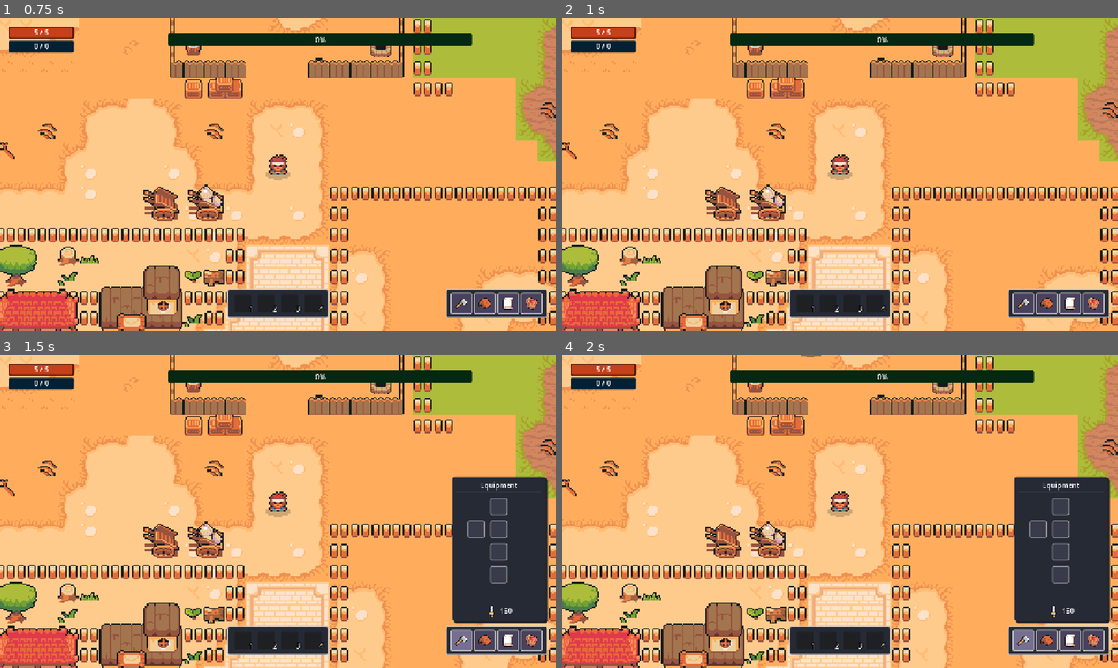
Above: before the commit, frames 1-4 (two rows, left to right).
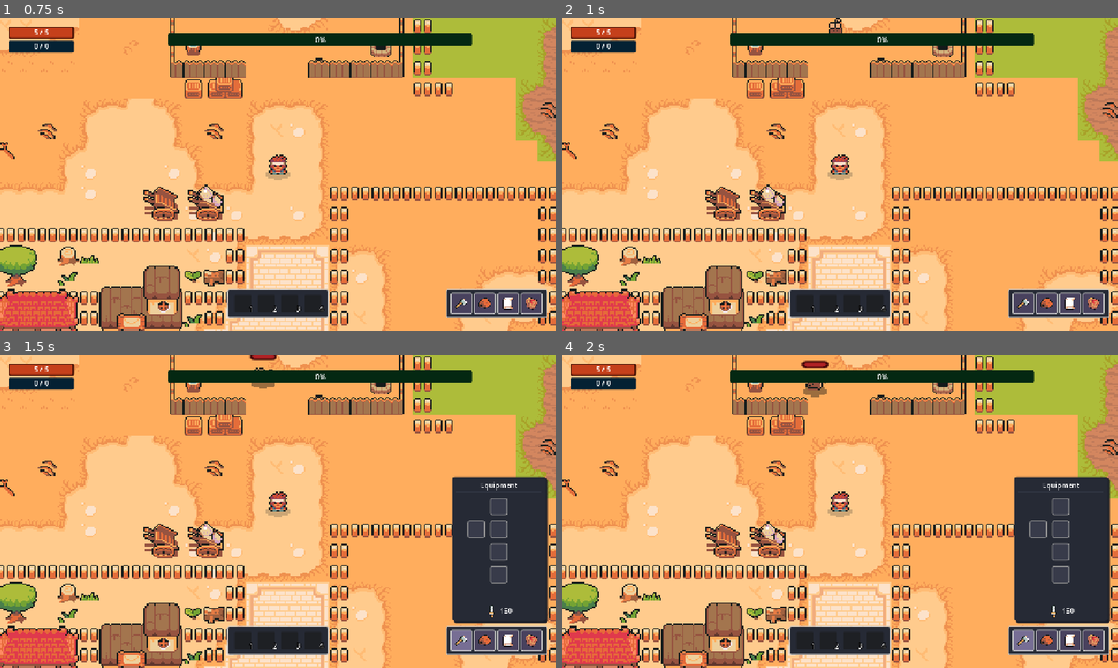
Above: after the commit, the same moments.

Repository: ArtemisSoftware/hunter-world
Game: Godot game, scene res://world/town/town.tscn
The game is run twice, just before and just after one commit, with the same random seed, the same clock (stepped at 60 frames per second) and the same inputs. The project has no main scene, so this scene is started directly.
Inputs (mouse positions are in pixels of both pictures, inside the frame that each line leads up to):
- Up to frame 1 (0.75 s): click "1" at 0.5 s
- Up to frame 2 (1 s): no input
- Up to frame 3 (1.5 s): click (461, 639) at 1.25 s
- Up to frame 4 (2 s): no input

Frame 1 is identical in both runs. In frame 2, less than 0.1% of the frame differs, in the area x 48-51%, y 0-5%; in frame 3, 0.2%; in frame 4, 0.3%, in the area x 43-48%, y 0-14%.

Commit message:
Enemy eye and wild zone

Diff:
--- /dev/null
+++ b/entities/enemies/common/enemy_eye.tscn
@@ -0,0 +1,164 @@
+[gd_scene format=3 uid="uid://csdokgeuhlbld"]
+
+[ext_resource type="PackedScene" uid="uid://b0hy4plcpxr78" path="res://entities/enemies/enemy.tscn" id="1_svmmd"]
+[ext_resource type="Script" uid="uid://blwhkcsxgpi2m" path="res://core/components/resources/loot_res.gd" id="2_t708r"]
+[ext_resource type="Resource" uid="uid://byseah6e8nslq" path="res://entities/enemies/common/enemy_eye_stat.tres" id="2_vqmmr"]
+[ext_resource type="Resource" uid="uid://1xxljq10oi2u" path="res://data/potions/mp_potion.tres" id="3_vqmmr"]
+[ext_resource type="Texture2D" uid="uid://be2kekmdiyk2r" path="res://entities/enemies/sprites/Eye2.png" id="4_s05mw"]
+
+[sub_resource type="Resource" id="Resource_pqugw"]
+script = ExtResource("2_t708r")
+item = ExtResource("3_vqmmr")
+amount = 1
+metadata/_custom_type_script = "uid://blwhkcsxgpi2m"
+
+[sub_resource type="AtlasTexture" id="AtlasTexture_ui8q4"]
+atlas = ExtResource("4_s05mw")
+region = Rect2(0, 0, 16, 16)
+
+[sub_resource type="AtlasTexture" id="AtlasTexture_6pw7f"]
+atlas = ExtResource("4_s05mw")
+region = Rect2(0, 16, 16, 16)
+
+[sub_resource type="AtlasTexture" id="AtlasTexture_5cibl"]
+atlas = ExtResource("4_s05mw")
+region = Rect2(0, 32, 16, 16)
+
+[sub_resource type="AtlasTexture" id="AtlasTexture_jwjhr"]
+atlas = ExtResource("4_s05mw")
+region = Rect2(0, 48, 16, 16)
+
+[sub_resource type="AtlasTexture" id="AtlasTexture_e5m2f"]
+atlas = ExtResource("4_s05mw")
+region = Rect2(32, 0, 16, 16)
+
+[sub_resource type="AtlasTexture" id="AtlasTexture_jbo7s"]
+atlas = ExtResource("4_s05mw")
+region = Rect2(32, 16, 16, 16)
+
+[sub_resource type="AtlasTexture" id="AtlasTexture_n5pqw"]
+atlas = ExtResource("4_s05mw")
+region = Rect2(32, 32, 16, 16)
+
+[sub_resource type="AtlasTexture" id="AtlasTexture_gvjfl"]
+atlas = ExtResource("4_s05mw")
+region = Rect2(32, 48, 16, 16)
+
+[sub_resource type="AtlasTexture" id="AtlasTexture_yxg02"]
+atlas = ExtResource("4_s05mw")
+region = Rect2(48, 0, 16, 16)
+
+[sub_resource type="AtlasTexture" id="AtlasTexture_5iags"]
+atlas = ExtResource("4_s05mw")
+region = Rect2(48, 16, 16, 16)
+
+[sub_resource type="AtlasTexture" id="AtlasTexture_dlqfd"]
+atlas = ExtResource("4_s05mw")
+region = Rect2(48, 32, 16, 16)
+
+[sub_resource type="AtlasTexture" id="AtlasTexture_wk4im"]
+atlas = ExtResource("4_s05mw")
+region = Rect2(48, 48, 16, 16)
+
+[sub_resource type="AtlasTexture" id="AtlasTexture_y7f6x"]
+atlas = ExtResource("4_s05mw")
+region = Rect2(16, 0, 16, 16)
+
+[sub_resource type="AtlasTexture" id="AtlasTexture_kuvf4"]
+atlas = ExtResource("4_s05mw")
+region = Rect2(16, 16, 16, 16)
+
+[sub_resource type="AtlasTexture" id="AtlasTexture_bhfc7"]
+atlas = ExtResource("4_s05mw")
+region = Rect2(16, 32, 16, 16)
+
+[sub_resource type="AtlasTexture" id="AtlasTexture_k7qi6"]
+atlas = ExtResource("4_s05mw")
+region = Rect2(16, 48, 16, 16)
+
+[sub_resource type="SpriteFrames" id="SpriteFrames_l7vog"]
+animations = [{
+"frames": [{
+"duration": 1.0,
+"texture": SubResource("AtlasTexture_ui8q4")
+}, {
+"duration": 1.0,
+"texture": SubResource("AtlasTexture_6pw7f")
+}, {
+"duration": 1.0,
+"texture": SubResource("AtlasTexture_5cibl")
+}, {
+"duration": 1.0,
+"texture": SubResource("AtlasTexture_jwjhr")
+}],
+"loop": true,
+"name": &"move_down",
+"speed": 6.0
+}, {
+"frames": [{
+"duration": 1.0,
+"texture": SubResource("AtlasTexture_e5m2f")
+}, {
+"duration": 1.0,
+"texture": SubResource("AtlasTexture_jbo7s")
+}, {
+"duration": 1.0,
+"texture": SubResource("AtlasTexture_n5pqw")
+}, {
+"duration": 1.0,
+"texture": SubResource("AtlasTexture_gvjfl")
+}],
+"loop": true,
+"name": &"move_left",
+"speed": 6.0
+}, {
+"frames": [{
+"duration": 1.0,
+"texture": SubResource("AtlasTexture_yxg02")
+}, {
+"duration": 1.0,
+"texture": SubResource("AtlasTexture_5iags")
+}, {
+"duration": 1.0,
+"texture": SubResource("AtlasTexture_dlqfd")
+}, {
+"duration": 1.0,
+"texture": SubResource("AtlasTexture_wk4im")
+}],
+"loop": true,
+"name": &"move_right",
+"speed": 6.0
+}, {
+"frames": [{
+"duration": 1.0,
+"texture": SubResource("AtlasTexture_y7f6x")
+}, {
+"duration": 1.0,
+"texture": SubResource("AtlasTexture_kuvf4")
+}, {
+"duration": 1.0,
+"texture": SubResource("AtlasTexture_bhfc7")
+}, {
+"duration": 1.0,
+"texture": SubResource("AtlasTexture_k7qi6")
+}],
+"loop": true,
+"name": &"move_up",
+"speed": 6.0
+}]
+
+[node name="EnemyEye" unique_id=1364082049 instance=ExtResource("1_svmmd")]
+stats = ExtResource("2_vqmmr")
+loot = Array[ExtResource("2_t708r")]([SubResource("Resource_pqugw")])
+
+[node name="AnimatedSprite2D" parent="." index="1" unique_id=1960626604]
+sprite_frames = SubResource("SpriteFrames_l7vog")
+animation = &"move_up"
+
+[node name="Wander" parent="FSM" parent_id_path=PackedInt32Array(256102731) index="0" unique_id=941802286]
+min_move_speed = 4.0
+max_move_speed = 8.0
+
+[node name="Follow" parent="FSM" parent_id_path=PackedInt32Array(256102731) index="1" unique_id=432587264]
+min_move_speed = 40.0
+max_move_speed = 80.0
--- /dev/null
+++ b/entities/enemies/common/enemy_eye_stat.tres
@@ -0,0 +1,8 @@
+[gd_resource type="Resource" script_class="EnemyStatsRes" format=3 uid="uid://byseah6e8nslq"]
+
+[ext_resource type="Script" uid="uid://qpx0w8nfyn72" path="res://core/components/resources/enemy_stats_res.gd" id="1_pb53r"]
+
+[resource]
+script = ExtResource("1_pb53r")
+damage = 5.0
+metadata/_custom_type_script = "uid://qpx0w8nfyn72"
--- a/entities/enemies/enemy.tscn
+++ b/entities/enemies/enemy.tscn
@@ -165,7 +165,7 @@
 radius = 6.0
 
 [sub_resource type="CircleShape2D" id="CircleShape2D_rag6w"]
-radius = 25.0
+radius = 42.0
 
 [sub_resource type="StyleBoxFlat" id="StyleBoxFlat_sb13e"]
 bg_color = Color(0.25490198, 0.023529412, 0.02745098, 1)
--- a/world/town/enemyzones/town_enemy_zone_1.tscn
+++ b/world/town/enemyzones/town_enemy_zone_1.tscn
@@ -4,7 +4,7 @@
 [ext_resource type="PackedScene" uid="uid://b0hy4plcpxr78" path="res://entities/enemies/enemy.tscn" id="2_yonvs"]
 
 [sub_resource type="RectangleShape2D" id="RectangleShape2D_47vde"]
-size = Vector2(163, 77)
+size = Vector2(163, 170.5)
 
 [node name="TownEnemyZone1" type="Area2D" unique_id=1384719465]
 script = ExtResource("1_qwpi8")
--- /dev/null
+++ b/world/town/enemyzones/town_enemy_zone_wild.tscn
@@ -0,0 +1,8 @@
+[gd_scene format=3 uid="uid://drbcbsbfsukb7"]
+
+[ext_resource type="PackedScene" uid="uid://cpfcopxkll4il" path="res://world/town/enemyzones/town_enemy_zone_1.tscn" id="1_kmq5b"]
+[ext_resource type="PackedScene" uid="uid://csdokgeuhlbld" path="res://entities/enemies/common/enemy_eye.tscn" id="2_m6xjh"]
+
+[node name="TownEnemyZoneWild" unique_id=1384719465 instance=ExtResource("1_kmq5b")]
+enemy_scene = ExtResource("2_m6xjh")
+max_enemies = 8
--- a/world/town/town.tscn
+++ b/world/town/town.tscn
@@ -19,6 +19,7 @@
 [ext_resource type="Resource" uid="uid://cwj4chtg7px2g" path="res://data/equipment/ring_common.tres" id="17_busg1"]
 [ext_resource type="Resource" uid="uid://yavrt1hmjo30" path="res://data/equipment/weapon_common.tres" id="18_pm63g"]
 [ext_resource type="PackedScene" uid="uid://cpfcopxkll4il" path="res://world/town/enemyzones/town_enemy_zone_1.tscn" id="19_n3h5c"]
+[ext_resource type="PackedScene" uid="uid://drbcbsbfsukb7" path="res://world/town/enemyzones/town_enemy_zone_wild.tscn" id="20_pm63g"]
 
 [sub_resource type="TileSetAtlasSource" id="TileSetAtlasSource_mxda2"]
 texture = ExtResource("1_j8u2a")
@@ -3617,5 +3618,10 @@
 [node name="TownEnemyZone1" parent="EnemyZones" unique_id=1384719465 instance=ExtResource("19_n3h5c")]
 position = Vector2(699, -32)
 
+[node name="TownEnemyZoneWild" parent="EnemyZones" unique_id=807781979 instance=ExtResource("20_pm63g")]
+position = Vector2(1236, 50)
+
 [node name="Marker2D" type="Marker2D" parent="." unique_id=129139763]
 position = Vector2(713, 122)
+
+[node name="Enemies" type="Node2D" parent="." unique_id=340230796]
Binary file added: entities/enemies/sprites/Eye2.png
Not shown, added: entities/enemies/sprites/Eye2.png.import
